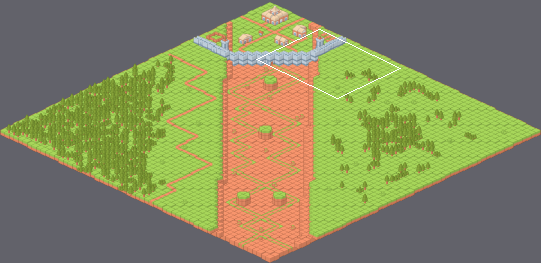
Tiled map: assets/level/Map/montana1.tmx. The picture above shows the old version from afar; the outline marks the close-up.
Close-up. The starting point:
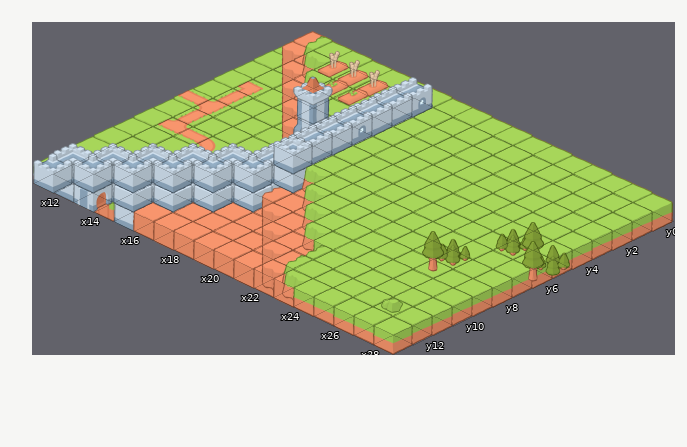
Cells are 232x110 px. Isometric: x runs down to the right, y down to the left. Shown: x 11..28, y 0..13. The commit also changed other parts of the map, which this record leaves out.
New version:
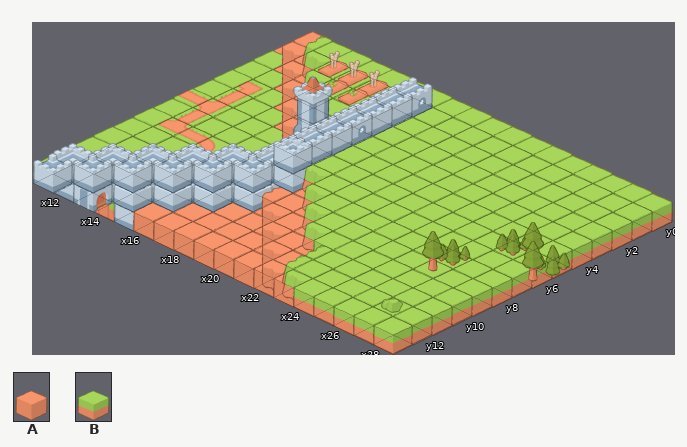
Key: from "Example": A 104 "dirt_center_N", B 112 "grass_center_N".
_ is an empty cell.
Tiles replaced or removed in this view: B.
Diff:
Changed rows in their new state; . is an unchanged cell.
Layer "Suelo":
first column x 11:
 1 A....
 2 .A...
 3 ..A..
 4 ...A.
 5 ....A
Pixel boxes of the changes (left, top, right, bottom) in both close-ups:
changed: (274, 41, 294, 131)
